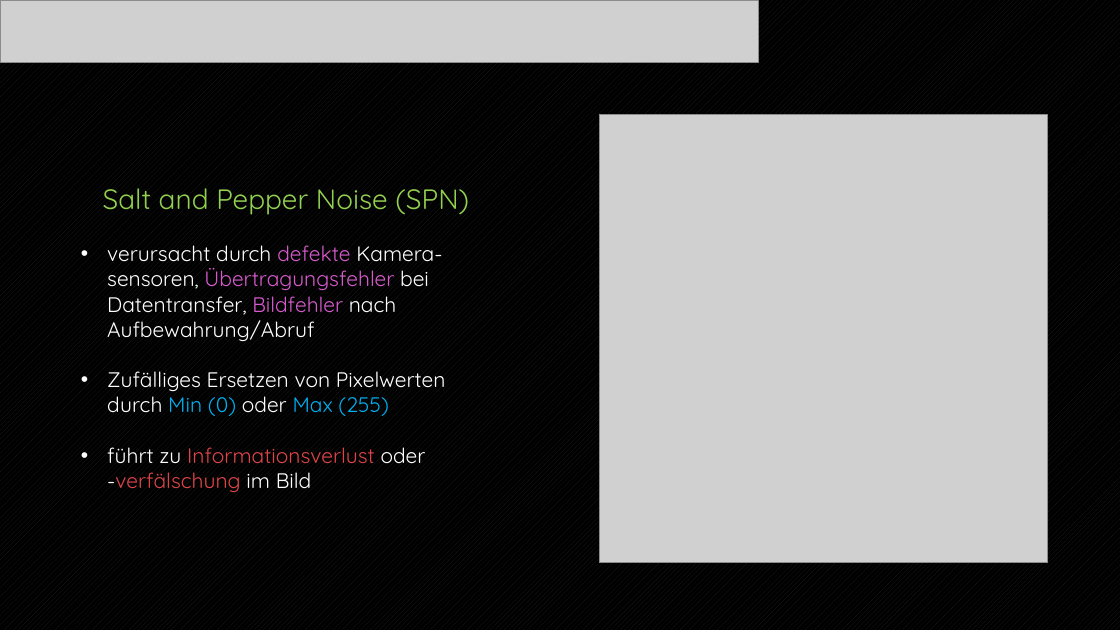
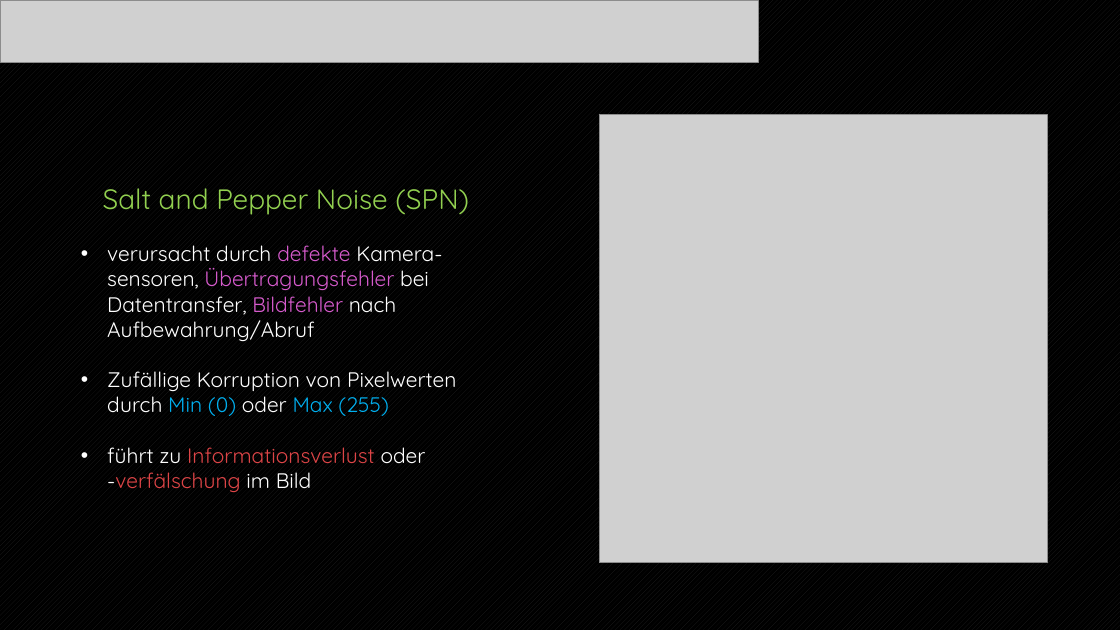
Before and after one commit to endorivium/informational-mastery, a slide deck: slide 4 of STI/CellularAutomata/2_presentation/STI_ZelluläreAutomaten_Ihrenberger.pptx. Drawn at 1120x630 pixels with LibreOffice and Linux fonts; fonts in the diff are those of the drawing; grey boxes stand for pictures. Boxes give left, top, right and bottom in pixels: in the first picture for what was removed or moved away, otherwise in the second. Text is boxed around its words. In the diff, an @@ line names an element or a change of style, - is before the commit and + after.

```diff
--- a/STI/CellularAutomata/2_presentation/STI_ZelluläreAutomaten_Ihrenberger.pptx
+++ b/STI/CellularAutomata/2_presentation/STI_ZelluläreAutomaten_Ihrenberger.pptx
@@ text at (107, 371, 456, 416): text changed @@
-• Zufälliges Ersetzen von Pixelwerten durch Min (0) oder Max (255)
+• Zufällige Korruption von Pixelwerten durch Min (0) oder Max (255)
```
Also in this commit, not shown: 3 other slides changed, 3 slides added, 2 slides removed, 2 other files.
